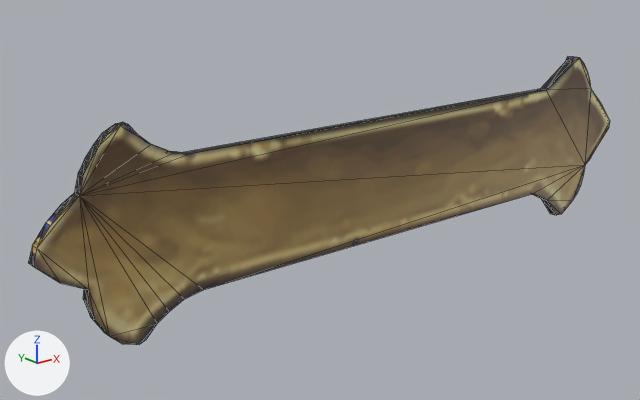
One commit to the glTF model Models/PowerModels/NameTag.glb: the scene before it, then after it.
The view is the same before and after, from a camera (50 mm lens) standing at (-4.68, -5.14, 2.07) and looking at (-0.44, 0.15, -0.05). Lighting does not change. The marker at lower left points along +X, +Y and +Z. Mesh edges are drawn as thin lines. Where no turn or scale is listed for an object, it has been applied to the vertices. Vertices at the same position are counted once.
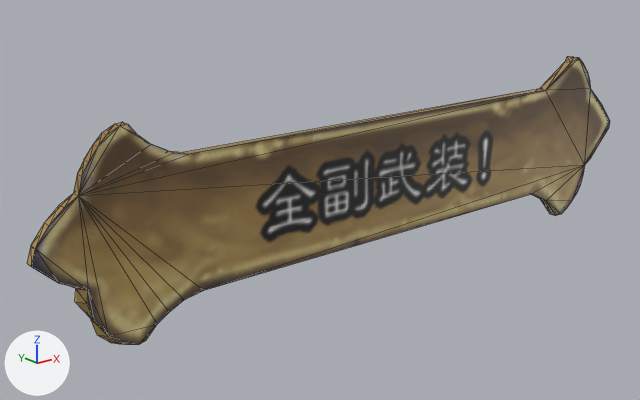
The newer file is also turned or shifted as a whole; pictures and numbers use the older file's frame.

Changed parts and their boxes (x1, y1, x2, y2) in the pictures (640 x 400 px; the box of a moved part takes in the faces that stretch with it):
'Circle.003', surface changed, reshaped
    before: (28, 56, 610, 345)
    after: (27, 56, 610, 345)
part 1 of me_circle_003, moved or reshaped
    before: (83, 289, 95, 320)
    after: (70, 286, 94, 320)
part 2 of me_circle_003, moved or reshaped
    before: (94, 321, 105, 333)
    after: (90, 318, 121, 344)
part 3 of me_circle_003, surface changed
    both: (85, 60, 610, 345)

The change in detail:
Picture 'ArmorUp' (img_armorup) is new.
Material 'Material.007' (mat_material_007) changes its picture from img_heropower to img_armorup.
me_circle_003 is used by ob_circle_003; location (0.0, 0.0, 0.0).
me_circle_003 had 104 vertices, 204 faces and spanned x -2.92..2.97, y -0.18..-0.11, z -0.65..0.88.
me_circle_003 now has 104 vertices, 204 faces and spans x -2.93..2.97, y -0.18..-0.11, z -0.65..0.88.
me_circle_003 part 1: all 2 vertices in x -2.6..-2.58, y -0.11, z -0.23..-0.15 are moved by (-0.06, 0.0, 0.0).
me_circle_003 part 2: all 8 vertices in x -2.47..-1.75, y -0.11, z -0.63..-0.37 are moved by (-0.05, 0.0, 0.0).
me_circle_003 part 3: 175 kept faces spanning x -2.93..2.97, y -0.18..-0.11, z -0.65..0.88 get new texture (UV) coordinates.
